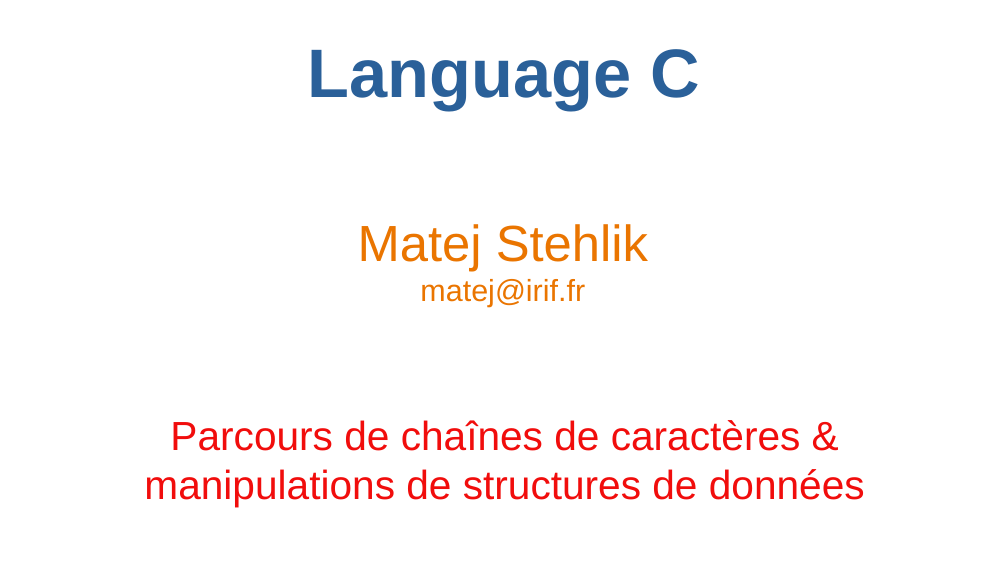
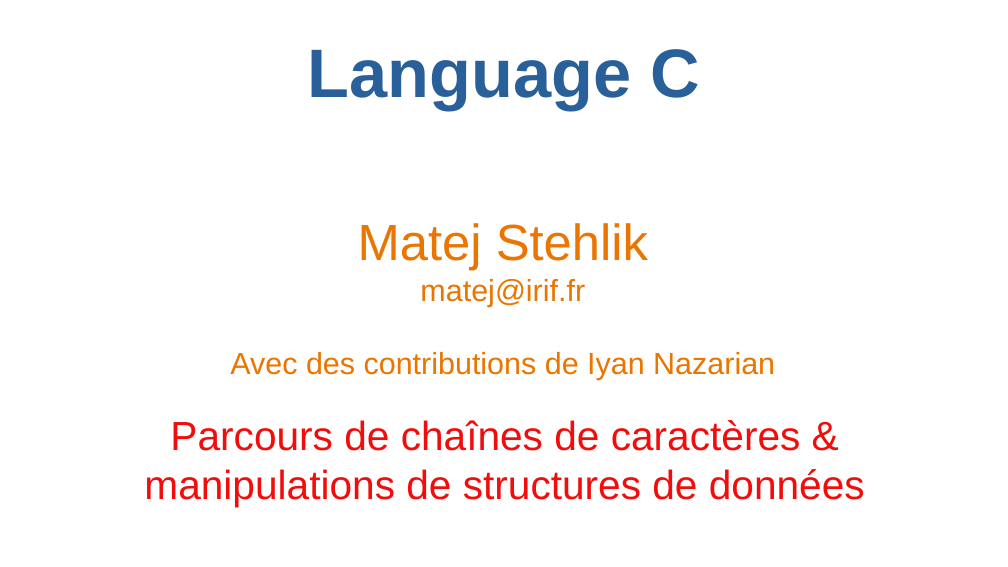
Before and after one commit to FxmousKid/Universite, a slide deck: slide 1 of Courses_I_Wrote/LC4/Cours6/Cours6-LC4[IyanNazarian].odp. Drawn at 1008x567 pixels with LibreOffice and Linux fonts; fonts in the diff are those of the drawing. Boxes give left, top, right and bottom in pixels: in the first picture for what was removed or moved away, otherwise in the second. Text is boxed around its words. In the diff, an @@ line names an element or a change of style, - is before the commit and + after.

```diff
--- a/Courses_I_Wrote/LC4/Cours6/Cours6-LC4[IyanNazarian].odp
+++ b/Courses_I_Wrote/LC4/Cours6/Cours6-LC4[IyanNazarian].odp
@@ text at (x1=230, y1=352, x2=775, y2=380): paragraph added @@
+Avec des contributions de Iyan Nazarian
```
Also in this commit, not shown: 1 other file.
